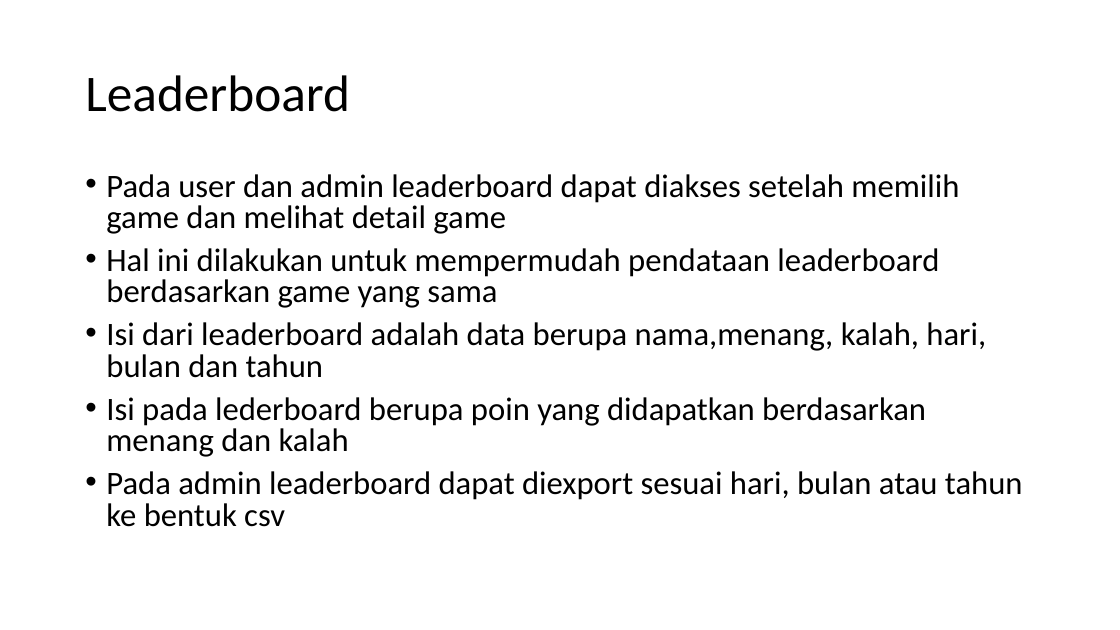
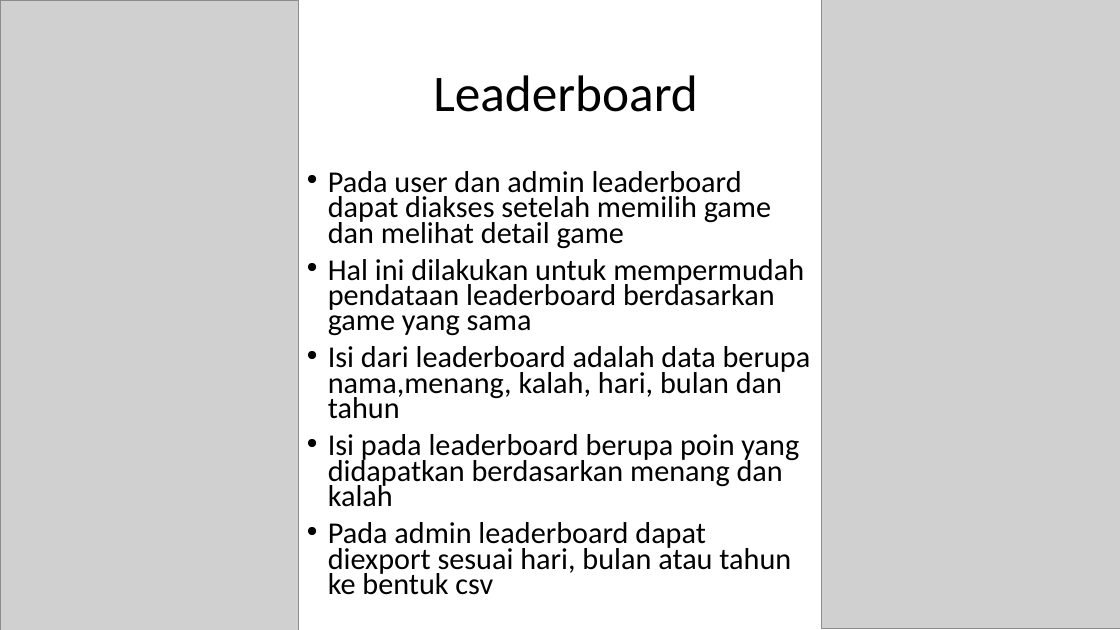
Before and after one commit to MaheswaraAW/-PPL4611, a slide deck: slide 9 of APLIKASI CATALOG BOARD GAMES.pptx (slide 8 before the commit). Drawn at 1120x630 pixels with LibreOffice and Linux fonts; fonts in the diff are those of the drawing; grey boxes stand for pictures. Boxes give left, top, right and bottom in pixels: in the first picture for what was removed or moved away, otherwise in the second. Text is boxed around its words. In the diff, an @@ line names an element or a change of style, - is before the commit and + after.

```diff
--- a/APLIKASI CATALOG BOARD GAMES.pptx
+++ b/APLIKASI CATALOG BOARD GAMES.pptx
@@ picture added at [0, 0, 298, 630] @@
@@ picture added at [822, 0, 1120, 628] @@
@@ title "Leaderboard": place and size @@
-title "Leaderboard" at [85, 75, 350, 112]
+title "Leaderboard" at [433, 75, 698, 112]
@@ title "Leaderboard" at [433, 75, 698, 112]: alignment left to centre @@
@@ text "Pada user dan admin leaderboard ...": place and size @@
-text "Pada user dan admin leaderboard ..." at [106, 174, 1023, 527]
+text "Pada user dan admin leaderboard ..." at [328, 171, 811, 595]
@@ text at [328, 171, 811, 595]: size 28 to 25.9 pt in "Pada user dan admin leaderboard dapat diakses ...", "Hal ini dilakukan untuk mempermudah pendataan leaderboard ...", "Isi dari leaderboard adalah data berupa nama,menang, ...", "Pada admin leaderboard dapat diexport sesuai hari, ..."; line spacing 0.8 to 0.7 @@
@@ text at [328, 434, 799, 507]: text changed; size 28 to 25.9 pt @@
-• Isi pada lederboard berupa poin yang didapatkan berdasarkan menang dan kalah
+• Isi pada leaderboard berupa poin yang didapatkan berdasarkan menang dan kalah
```
Also in this commit, not shown: 12 other slides changed, 1 slide added.
